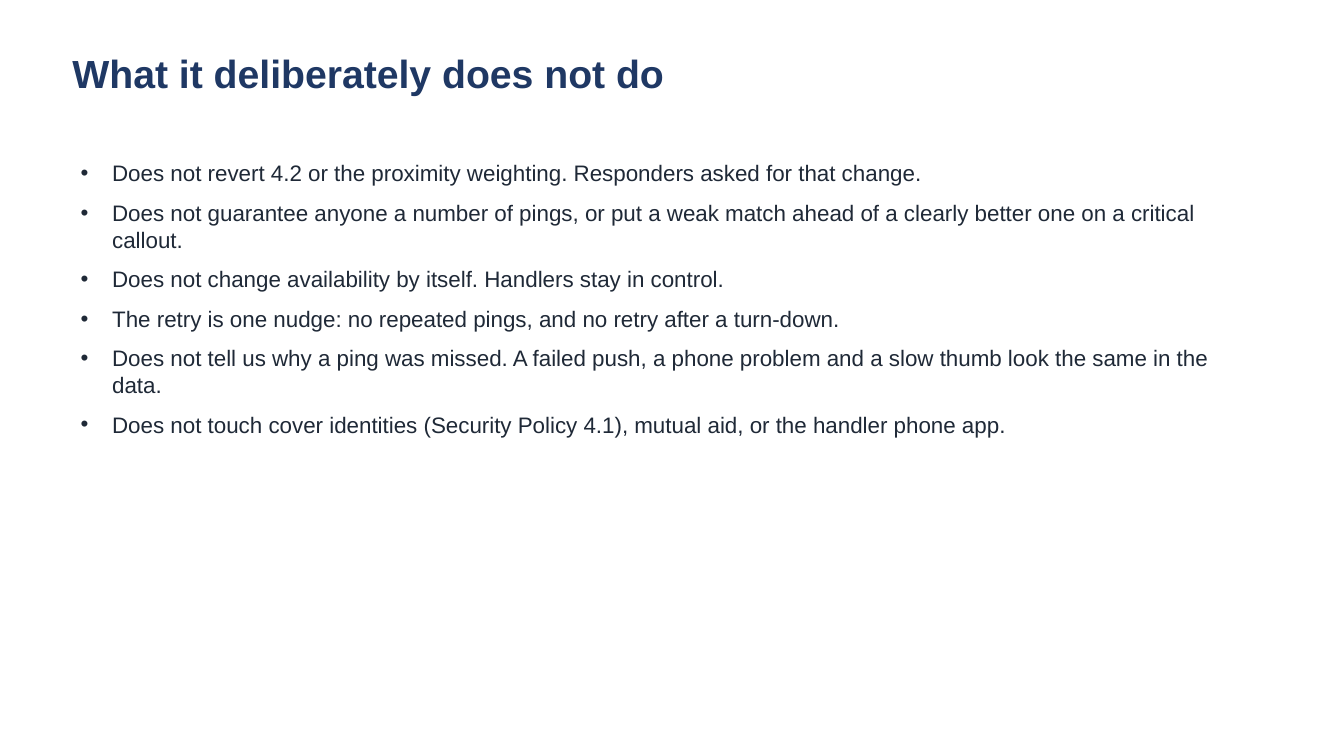
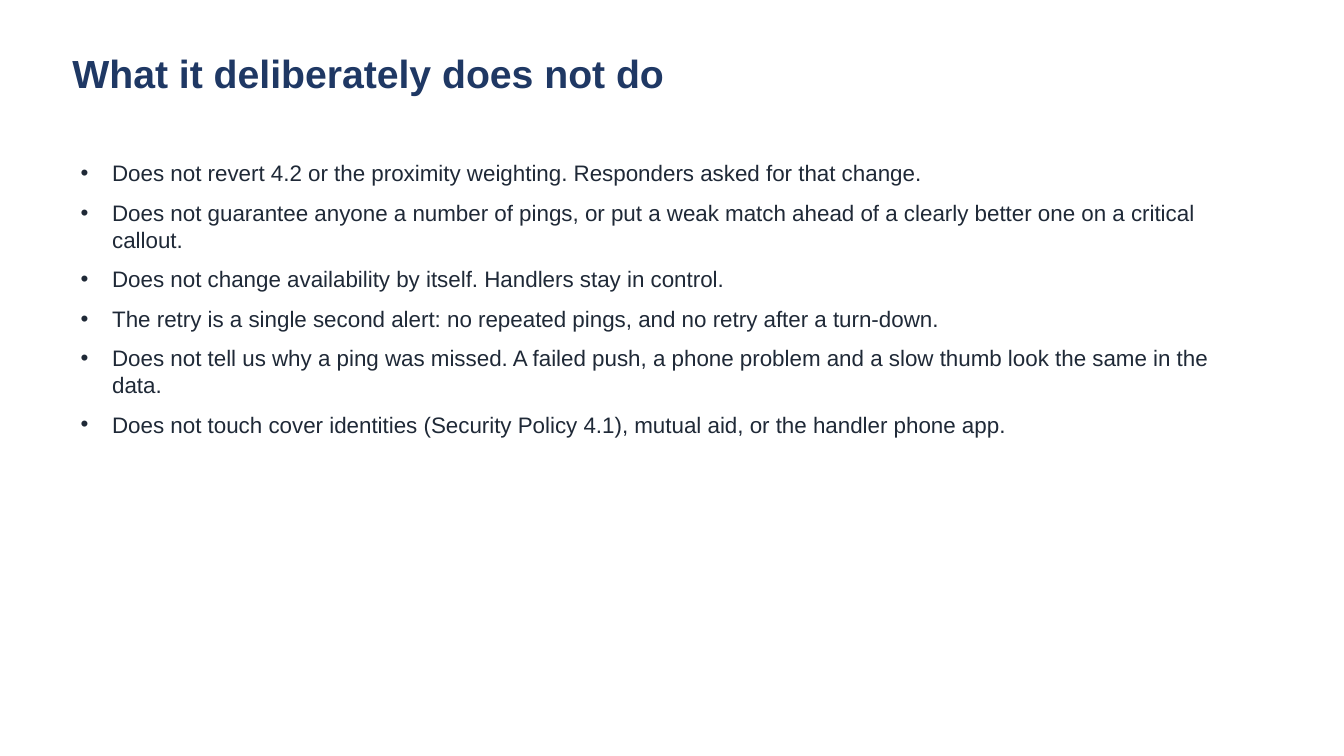
Before and after one commit to Strueb/claude-code-for-pms-final, a slide deck: slide 6 of 05-super-speed/quiet-responders-deck.pptx (slide 5 before the commit). Drawn at 1344x756 pixels with LibreOffice and Linux fonts; fonts in the diff are those of the drawing. Boxes give left, top, right and bottom in pixels: in the first picture for what was removed or moved away, otherwise in the second. Text is boxed around its words. In the diff, an @@ line names an element or a change of style, - is before the commit and + after.

Commit message:
Module 5 work: deck with retry slide

```diff
--- a/05-super-speed/quiet-responders-deck.pptx
+++ b/05-super-speed/quiet-responders-deck.pptx
@@ text at [112, 310, 939, 332]: text changed @@
-• The retry is one nudge: no repeated pings, and no retry after a turn-down.
+• The retry is a single second alert: no repeated pings, and no retry after a turn-down.
```
Also in this commit, not shown: 2 other slides changed, 1 slide added.
